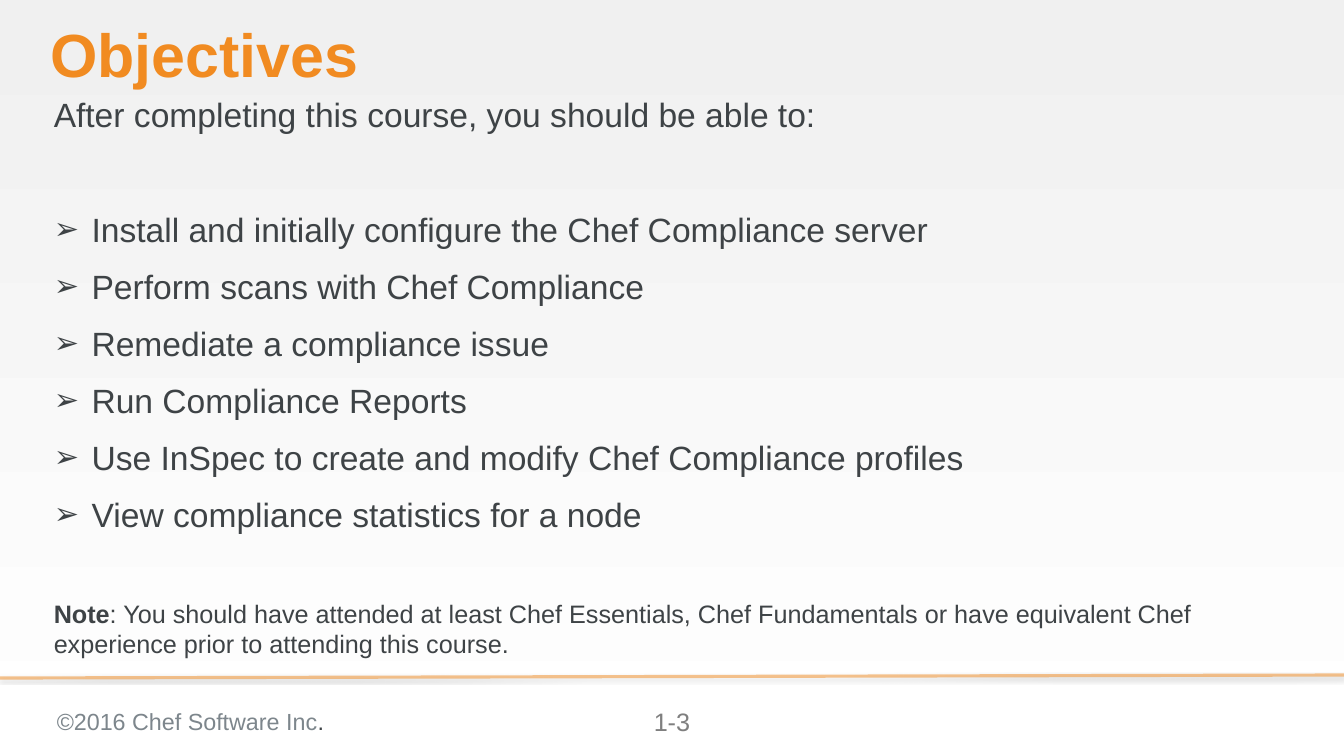
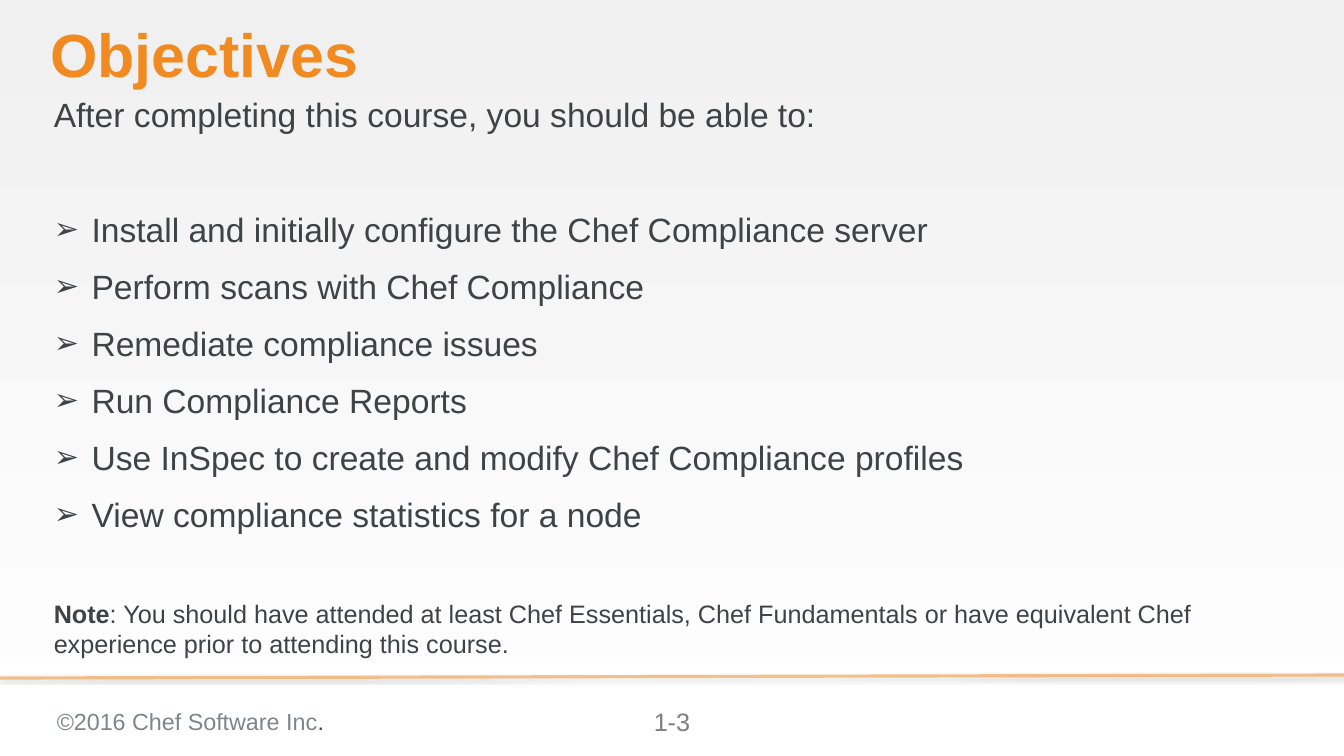
Before and after one commit to bchamby/chef-compliance-installation-configuration-operation, a slide deck: slide 3 of 01-Intro.pptx. Drawn at 1344x756 pixels with LibreOffice and Linux fonts; fonts in the diff are those of the drawing; background and template pictures are left out. Boxes give left, top, right and bottom in pixels: in the first picture for what was removed or moved away, otherwise in the second. Text is boxed around its words. In the diff, an @@ line names an element or a change of style, - is before the commit and + after.

```diff
--- a/01-Intro.pptx
+++ b/01-Intro.pptx
@@ text at (92,331,538,363): text changed @@
-➢ Remediate a compliance issue
+➢ Remediate compliance issues
```
Also in this commit, not shown: 5 other slides changed, 1 slide added, 1 slide removed.
